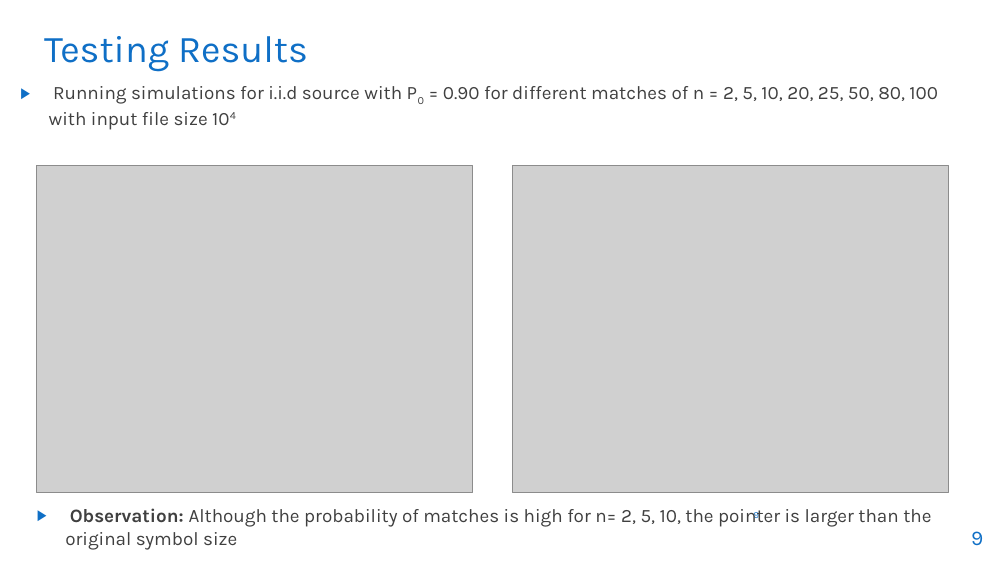
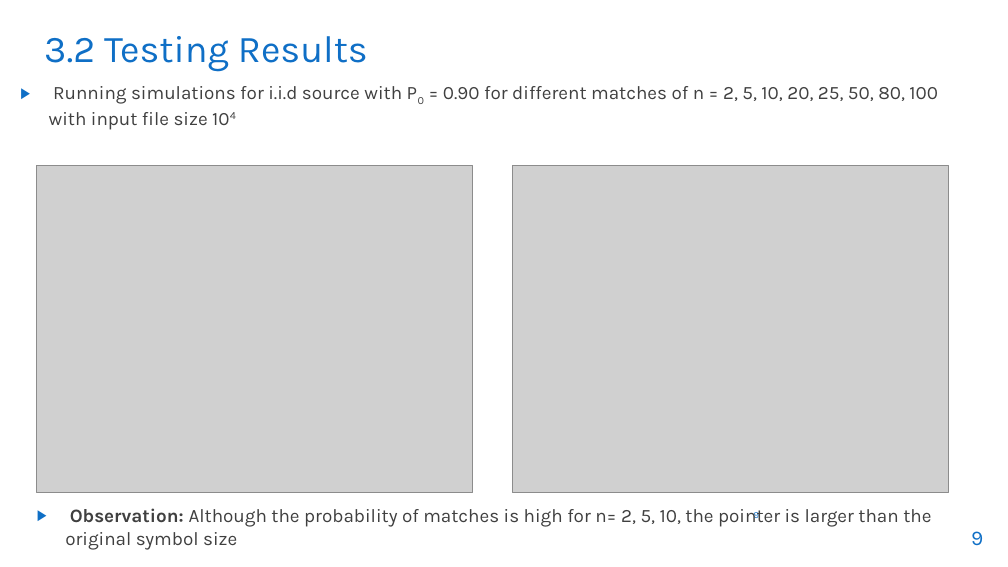
Before and after one commit to muhammad-taha1/SPH-Labs, a slide deck: slide 9 of finalProject/GROUP33_Presentation_FINAL.pptx. Drawn at 1008x567 pixels with LibreOffice and Linux fonts; fonts in the diff are those of the drawing; grey boxes stand for pictures; background and template pictures are left out. Boxes give left, top, right and bottom in pixels: in the first picture for what was removed or moved away, otherwise in the second. Text is boxed around its words. In the diff, an @@ line names an element or a change of style, - is before the commit and + after.

```diff
--- a/finalProject/GROUP33_Presentation_FINAL.pptx
+++ b/finalProject/GROUP33_Presentation_FINAL.pptx
@@ title at [44,36,368,72]: text changed @@
-Testing Results
+3.2 Testing Results
```
Also in this commit, not shown: 4 other slides changed.
